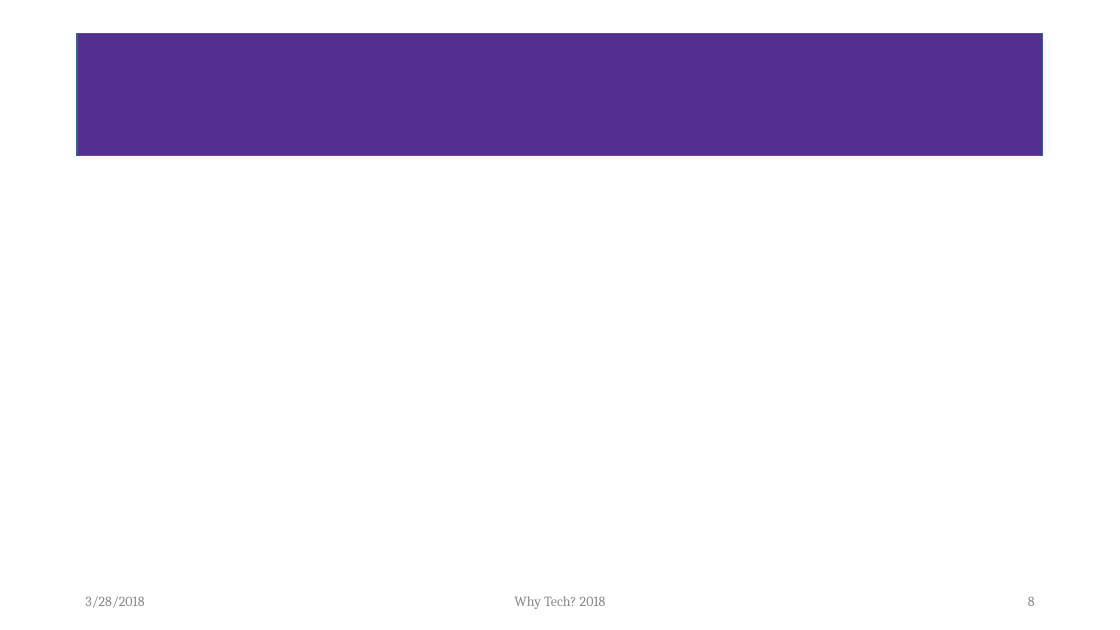
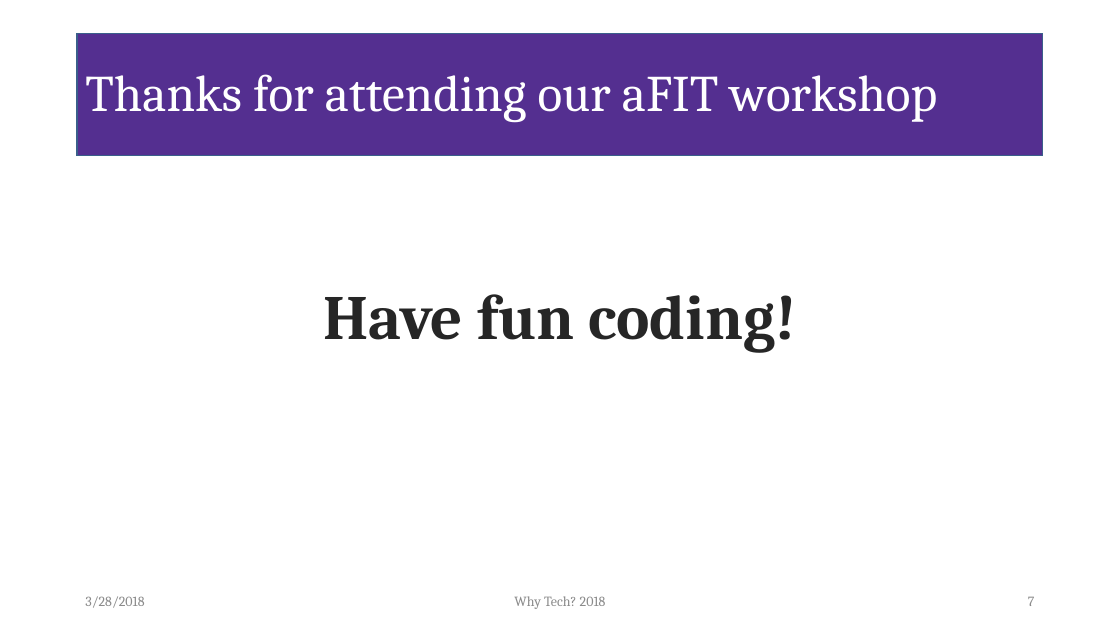
Before and after one commit to beingand/aFit-Website-files, a slide deck: slide 7 of afitWebWorkshop.pptx (slide 8 before the commit). Drawn at 1120x630 pixels with LibreOffice and Linux fonts; fonts in the diff are those of the drawing; background and template pictures are left out. Boxes give left, top, right and bottom in pixels: in the first picture for what was removed or moved away, otherwise in the second. Text is boxed around its words. In the diff, an @@ line names an element or a change of style, - is before the commit and + after.

```diff
--- a/afitWebWorkshop.pptx
+++ b/afitWebWorkshop.pptx
@@ title added at bbox=[85, 74, 938, 122], 44 pt, text #FFFFFF @@
+Thanks for attending our aFIT workshop
@@ text added at bbox=[324, 294, 797, 353], 54 pt, text #262626, bold @@
+Have fun coding!
@@ page number at bbox=[1028, 596, 1035, 606]: text changed @@
-8
+7
```
Also in this commit, not shown: 1 other slide changed, 1 slide removed.
